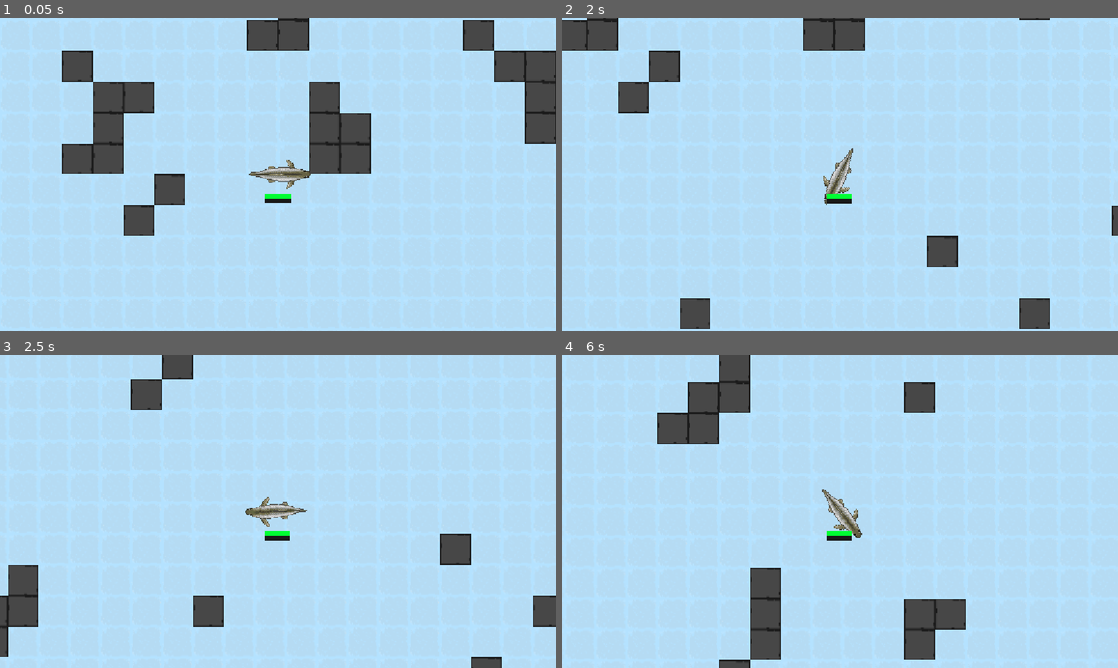
Above: before the commit, frames 1-4 (two rows, left to right).
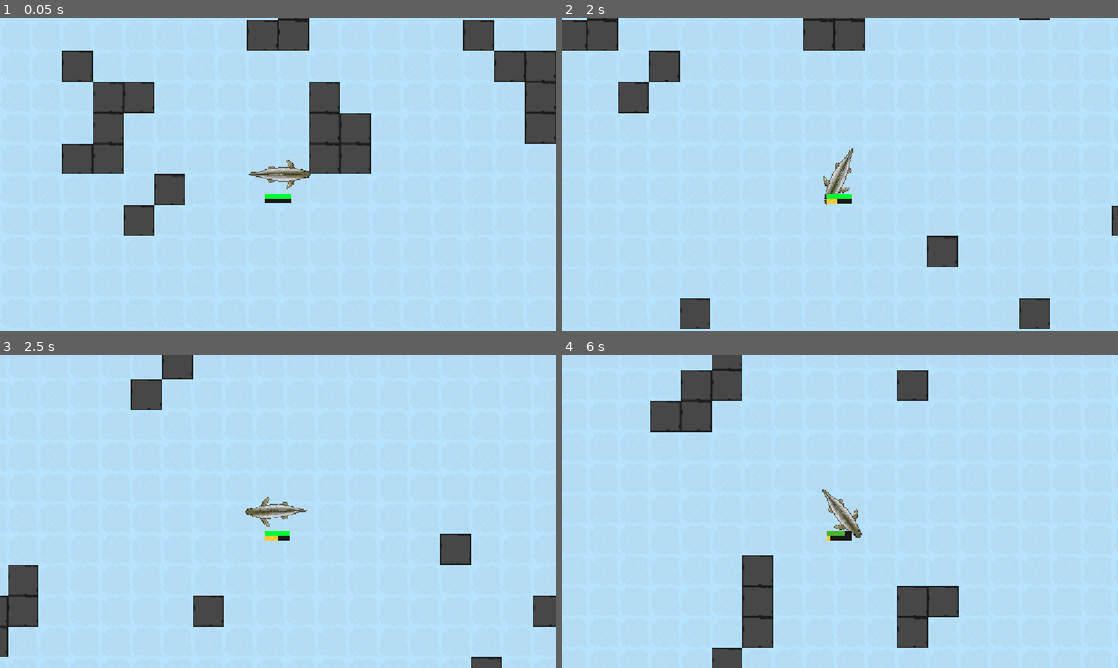
Above: after the commit, the same moments.

Repository: vincentchen18/Pelagico
Game: Godot game, scene res://ocean.tscn
The game is run twice, just before and just after one commit, with the same random seed, the same clock (stepped at 60 frames per second) and the same inputs.
Inputs (mouse positions are in pixels of both pictures, inside the frame that each line leads up to):
- Up to frame 1 (0.05 s): no input
- Up to frame 2 (2 s): tap Enter at 0.5 s; move the mouse to (962, 158) at 0.52 s; hold Right (right) 0.53-1.25 s; tap F (dash) at 0.6 s; click (962, 158) at 0.67 s; drag from (728, 190) to (812, 237) at 1.27 s
- Up to frame 3 (2.5 s): move the mouse to (333, 442) at 2.02 s; hold Right (right) from 2.03 s (still down); tap Alt at 2.1 s; tap F (dash) at 2.3 s
- Up to frame 4 (6 s): release Right (right) at 2.75 s; drag from (812, 574) to (673, 464) at 2.77 s; move the mouse to (1006, 558) at 3.52 s; hold Left (left) 3.53-4.25 s; tap F (dash) at 3.6, 5.3 s; drag from (673, 464) to (862, 539) at 4.27 s; move the mouse to (867, 511) at 5.02 s; hold Down (backward) 5.03-5.75 s; tap Alt at 5.1 s; click (867, 511) at 5.17 s; drag from (756, 433) to (728, 527) at 5.77 s

Frame 1 is identical in both runs. In frame 2, less than 0.1% of the frame differs, in the area x 47-50%, y 57-60%; in frame 3, less than 0.1%; in frame 4, 6.0%, in the area x 15-73%, y 0-100%.

Commit message:
more levelling upgrades

Diff:
--- a/Scripts/xpbar.gd
+++ b/Scripts/xpbar.gd
@@ -8,17 +8,25 @@
 @export var growth_thresholds := [40.0, 200.0, 800.0, 3000.0, 999999999999999999999999999999999999999.0]
 @export var health_bars := [100.0, 200.0, 400.0, 700.0, 1000.0]
 @export var damages := [20.0, 35.0, 60.0, 90.0, 150.0]
+@export var speeds := [235.0, 260.0, 300.0, 350.0, 400.0]
+@export var regens := [0.08, 0.1, 0.1, 0.12, 0.14]
+@export var regens_delays := [5.0, 4.5, 4.0, 3.7, 3.5]
+
 
 func gain_xp(num: float):
 	xp += num
 	if xp >= growth_thresholds[stage]:
 		stage += 1
-		print("hi", stage)
 		xp = 0
 		max_value = growth_thresholds[stage]
 		healthbar.max_health = health_bars[stage]
 		healthbar.update_bar()
 		player.base_damage = damages[stage]
+		player.speed = speeds[stage]
+		player.dash_speed = speeds[stage] * 2
+		player.regen_amt = regens[stage]
+		player.regen_delay = regens_delays[stage]
+		player.since_hit = 5.0 #immediately regen upon level up
 
 	update_bar()
 
@@ -45,4 +53,5 @@
 	add_theme_stylebox_override("fill", fill)
 
 func _physics_process(delta: float) -> void:
+	gain_xp(10.0*delta)
 	position = get_parent().get_node("AnimatedSprite2D").global_position + Vector2(-13, 25)
